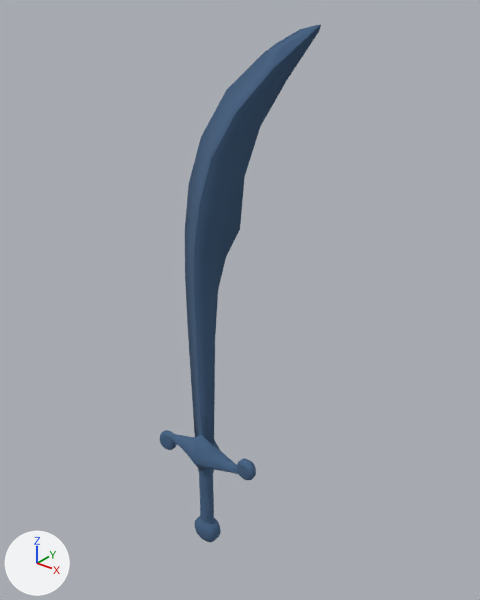
An edit to the FBX model Assets/__Feneco/Assets/Personagem - Feneco/Weapons/FenecScimitar.fbx, drawn before and after from the same camera.
Camera for both pictures: a 50 mm camera at (0.635, -0.696, 0.922) aimed at (0.041, 0.047, 0.461). The lights are fixed; the arrows at lower left show +X, +Y and +Z. Where no turn or scale is listed for an object, it has been applied to the vertices.

Before the edit, the objects in view are built like this:
```python
me_cylinder_004 = bpy.data.meshes.new('Cylinder.004')
me_cylinder_004.from_pydata(...)  # 2882 vertices, 3059 faces; spans x -0.109..0.196, y -0.029..0.029, z -0.11..0.798
me_cylinder_004.materials.append(mat_fenecscimitar)  # blue #456385
ob_fenecscimitar = bpy.data.objects.new('FenecScimitar', me_cylinder_004)
ob_fenecscimitar.location = (0.0, 0.0, 0.076)
```
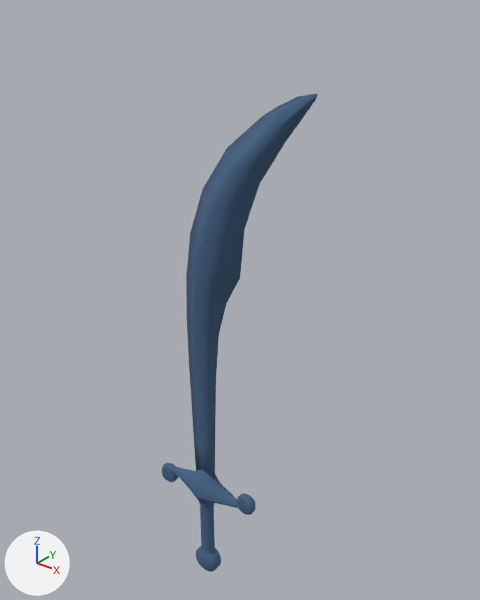
Where the change shows, as pixel boxes (x1, y1, x2, y2) in the pictures (480 x 600 px):
'FenecScimitar', moved
    before: (160, 25, 321, 542)
    after: (162, 94, 318, 572)

Diff of the bpy script that builds the scene:
```diff
--- a/Assets/__Feneco/Assets/Personagem - Feneco/Weapons/FenecScimitar.fbx.py
+++ b/Assets/__Feneco/Assets/Personagem - Feneco/Weapons/FenecScimitar.fbx.py
@@ me_cylinder_004 @@
 me_cylinder_004.from_pydata(...)  # 2882 vertices, 3059 faces; spans x -0.109..0.196, y -0.029..0.029, z -0.11..0.798
 # used by ob_fenecscimitar; location = (0.0, 0.0, 0.076)
+# me_cylinder_004 part 1: edges marked sharp go from 13 to 0
 me_cylinder_004.materials.append(mat_fenecscimitar)
@@ ob_fenecscimitar @@
 ob_fenecscimitar = bpy.data.objects.new('FenecScimitar', me_cylinder_004)
-ob_fenecscimitar.location = (0.0, 0.0, 0.076)
+ob_fenecscimitar.location = (0.0, 0.0, 0.0)
```
